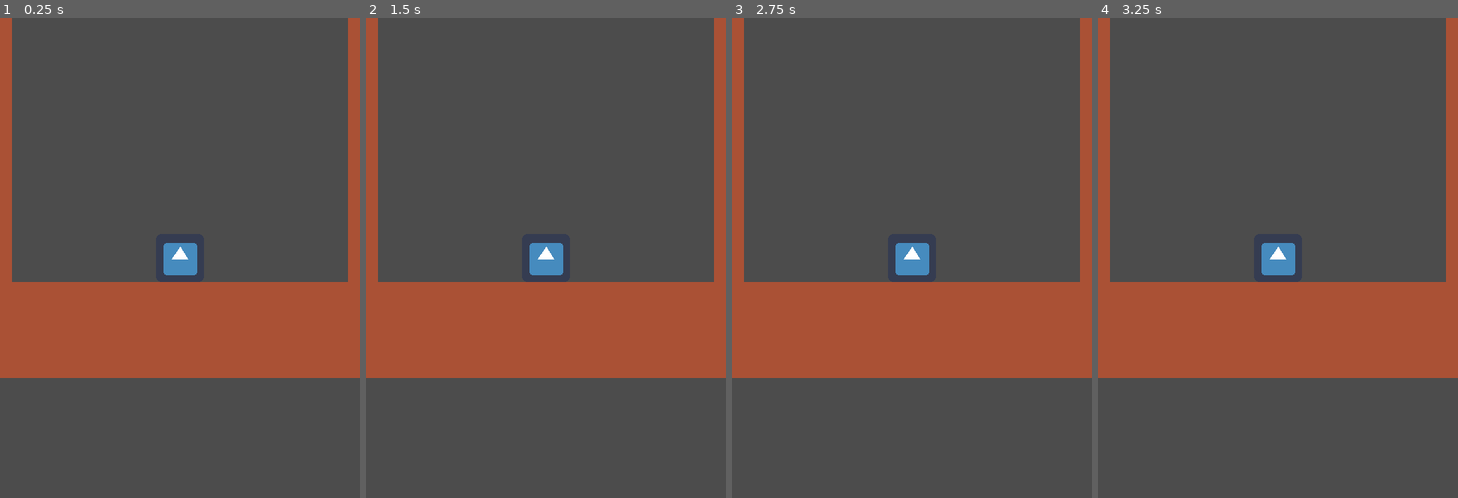
Above: before the commit, frames 1-4 (left to right).
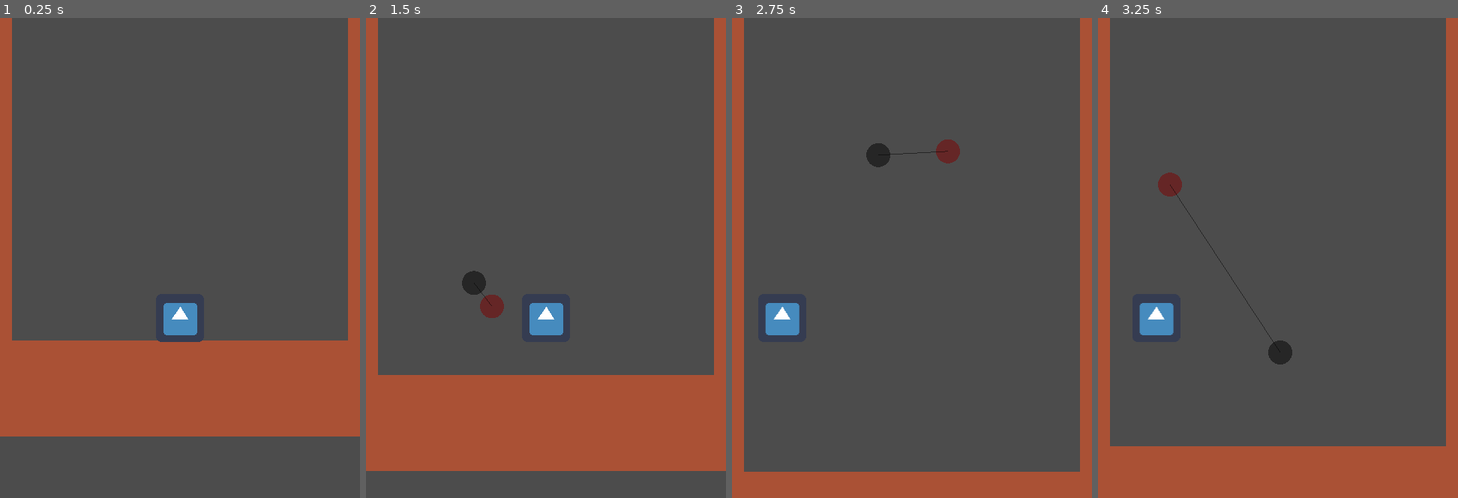
Above: after the commit, the same moments.

Repository: hughbagan/frogge
Game: Godot game, scene res://src/World.tscn
Same seed, same stepped clock (60 frames per second), same inputs: the game is played once before the commit and once after it. The engine's default icon, where the game draws it, is replaced by a stand-in: a white triangle on a blue panel in a dark square.
Inputs (mouse positions are in pixels of both pictures, inside the frame that each line leads up to):
- Up to frame 1 (0.25 s): no input
- Up to frame 2 (1.5 s): tap Enter at 0.5 s; drag from (546, 258) to (582, 152) at 0.52 s; drag from (474, 282) to (528, 354) at 1.27 s
- Up to frame 3 (2.75 s): move the mouse to (948, 152) at 2.02 s; press the mouse at (948, 152) at 2.03 s
- Up to frame 4 (3.25 s): release the mouse at (1314, 152) at 2.75 s; drag from (1260, 354) to (1170, 186) at 2.77 s

The runs differ from the first frame. In frame 1, 24% of the frame differs, in the area x 0-100%, y 46-88%; in frame 2, 38%, in the area x 0-100%, y 46-95%; in frame 3, 27%; in frame 4, 31%.

Commit message:
Testing bounce physics between player and tilemap
Ideally the player should bounce up and away, not down...

Diff:
--- a/project.godot
+++ b/project.godot
@@ -47,9 +47,18 @@
 "svg/scale": 1.0
 }
 
+[input]
+
+mb_left={
+"deadzone": 0.5,
+"events": [ Object(InputEventMouseButton,"resource_local_to_scene":false,"resource_name":"","device":-1,"alt":false,"shift":false,"control":false,"meta":false,"command":false,"button_mask":0,"position":Vector2( 0, 0 ),"global_position":Vector2( 0, 0 ),"factor":1.0,"button_index":1,"pressed":false,"doubleclick":false,"script":null)
+ ]
+}
+
 [physics]
 
 common/enable_pause_aware_picking=true
+2d/default_gravity=300
 
 [rendering]
 
--- a/src/Player.gd
+++ b/src/Player.gd
@@ -1,11 +1,33 @@
-extends KinematicBody2D
+extends RigidBody2D
+
+var anchor := Vector2()
+var anchored := false
 
 func _physics_process(delta):
 	# flick on mouse input
 	# if clicked, start drawing line
-	pass
+	if Input.is_action_just_pressed("mb_left"):
+		if not anchored:
+			# lay an anchor to click & drag
+			anchor = get_local_mouse_position()
+			anchored = true
+	if Input.is_action_just_released("mb_left"):
+		if anchored:
+			anchored = false
+			var dist = anchor.distance_to(get_local_mouse_position())
+			var diff = anchor - get_local_mouse_position()
+			# apply impulse?
+			var impulse = diff*4
+			apply_impulse(Vector2(0,0), impulse)
+	if Input.is_action_pressed("mb_left"):
+		if anchored:
+			# dragging
+			var dist = anchor.distance_to(get_local_mouse_position())
+			print(dist)
+	update()
 
-func _input_event(viewport, event, shape_idx):
-	if event is InputEventMouseButton:
-		if event.pressed:
-			print("clicked on!")
+func _draw():
+	if anchored:
+		draw_circle(anchor, 16, Color(0, 0, 0, 0.5))
+		draw_circle(get_local_mouse_position(), 16, Color(0.5, 0, 0, 0.5))
+		draw_line(anchor, get_local_mouse_position(), Color(0, 0, 0, 0.5))
--- /dev/null
+++ b/src/World.gd
@@ -0,0 +1,4 @@
+extends Node2D
+
+func _process(delta):
+	$Camera2D.position.y = $Player.position.y
--- a/src/World.tscn
+++ b/src/World.tscn
@@ -1,8 +1,9 @@
-[gd_scene load_steps=7 format=2]
+[gd_scene load_steps=8 format=2]
 
 [ext_resource path="res://res/64x64-tiles-trans.png" type="Texture" id=1]
 [ext_resource path="res://icon.png" type="Texture" id=2]
 [ext_resource path="res://src/Player.gd" type="Script" id=3]
+[ext_resource path="res://src/World.gd" type="Script" id=4]
 
 [sub_resource type="ConvexPolygonShape2D" id=3]
 points = PoolVector2Array( 64, 64, 0, 64, 0, 0, 64, 0 )
@@ -34,14 +35,17 @@
 radius = 30.0
 
 [node name="World" type="Node2D"]
+script = ExtResource( 4 )
 
 [node name="TileMap" type="TileMap" parent="."]
 tile_set = SubResource( 2 )
+collision_bounce = 0.3
 format = 1
 tile_data = PoolIntArray( -1310721, 0, 0, -1376249, 0, 0, -1245185, 0, 0, -1310713, 0, 0, -1179649, 0, 0, -1245177, 0,  …(744 unchanged characters)…
 
-[node name="Player" type="KinematicBody2D" parent="."]
+[node name="Player" type="RigidBody2D" parent="."]
 position = Vector2( 224, -160 )
+mode = 2
 script = ExtResource( 3 )
 
 [node name="Sprite" type="Sprite" parent="Player"]
@@ -50,10 +54,7 @@
 [node name="CollisionShape2D" type="CollisionShape2D" parent="Player"]
 shape = SubResource( 4 )
 
-[node name="RayCast2D" type="RayCast2D" parent="Player"]
-cast_to = Vector2( -80, 112 )
-
-[node name="Camera2D" type="Camera2D" parent="Player"]
+[node name="Camera2D" type="Camera2D" parent="."]
+position = Vector2( 224, -160 )
+offset = Vector2( 0, -80 )
 current = true
-
-[connection signal="input_event" from="Player" to="Player" method="_input_event"]
